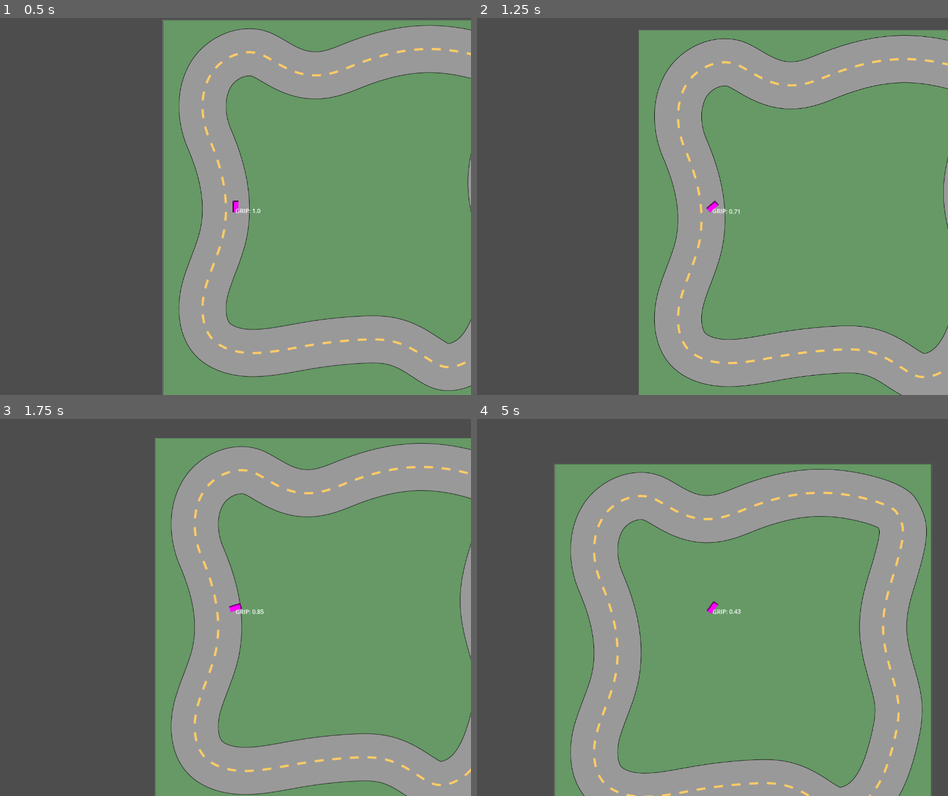
Above: before the commit, frames 1-4 (two rows, left to right).
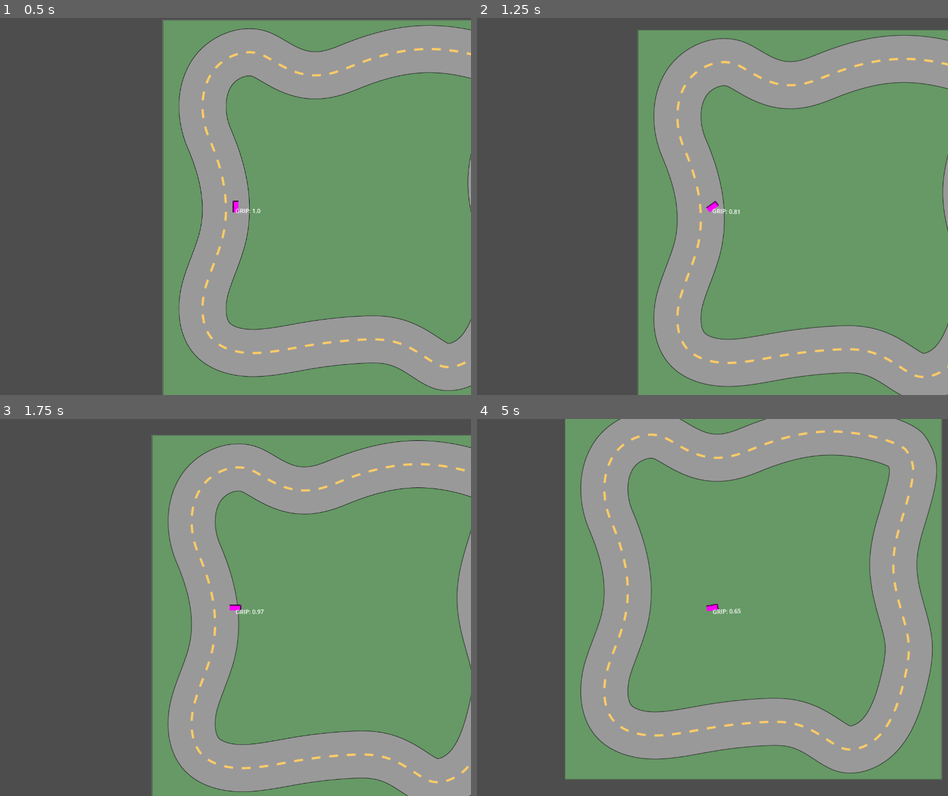
Above: after the commit, the same moments.

Repository: PGComai/Made-at-the-MADE-2025
Game: Godot game, scene res://scenes/racetrack2/racetrack2.tscn
Two runs of this game, one before a commit and one after it. Both use one fixed random seed, a clock stepped at 60 frames per second and the inputs below.
Inputs:
- Up to frame 1 (0.5 s): no input
- Up to frame 2 (1.25 s): hold D (right) from 0.53 s (still down)
- Up to frame 3 (1.75 s): release D (right) at 1.28 s; hold A (left) from 1.28 s (still down)
- Up to frame 4 (5 s): release A (left) at 2.03 s; hold D (right) 2.03-3.53 s; hold A (left) from 3.53 s (still down)

Frame 1 is identical in both runs. In frame 2, 1.6% of the frame differs, in the area x 34-100%, y 3-100%; in frame 3, 6.2%; in frame 4, 43%, in the area x 16-99%, y 0-100%.

Commit message:
fixed track image path

Diff:
--- a/car/car.gd
+++ b/car/car.gd
@@ -48,7 +48,7 @@
 	velocity += thrust_dir * speed * delta * grip
 
 	var ideal_vel: Vector2 = -global_transform.y * velocity.length()
-	velocity = velocity.slerp(ideal_vel, 0.05 * grip)
+	velocity = velocity.slerp(ideal_vel, 0.1 * grip)
 
 	velocity *= drag
 
@@ -76,5 +76,4 @@
 
 
 func _on_checkpoint_recorder_seen_all_checkpoints(body: Node2D) -> void:
-	print("lap!")
-	speed += 50.0
+	print("all checkpoints!")
--- a/scenes/racetrack2/racetrack2.tscn
+++ b/scenes/racetrack2/racetrack2.tscn
@@ -1,8 +1,8 @@
 [gd_scene load_steps=7 format=3 uid="uid://ewlgm45y3f0x"]
 
 [ext_resource type="Script" uid="uid://bilbkxg3fr8ac" path="res://scenes/checkpoint_recorder.gd" id="1_c5lvn"]
-[ext_resource type="Texture2D" uid="uid://dqkmflcw0qvth" path="res://assets/Racetrack2.png" id="1_r7t7g"]
 [ext_resource type="PackedScene" uid="uid://baup2npo25ut2" path="res://scenes/checkpoint/checkpoint.tscn" id="2_c5lvn"]
+[ext_resource type="Texture2D" uid="uid://dqkmflcw0qvth" path="res://Sprites/Racetrack2.png" id="2_q0spc"]
 [ext_resource type="PackedScene" uid="uid://d0o2qlnyynrd1" path="res://car/car.tscn" id="4_q0spc"]
 [ext_resource type="PackedScene" uid="uid://c8cygi4lw5m0h" path="res://car/chase_cam.tscn" id="5_ddnrx"]
 
@@ -16,7 +16,7 @@
 metadata/_custom_type_script = "uid://bilbkxg3fr8ac"
 
 [node name="Sprite2D" type="Sprite2D" parent="."]
-texture = ExtResource("1_r7t7g")
+texture = ExtResource("2_q0spc")
 
 [node name="Checkpoint" parent="." instance=ExtResource("2_c5lvn")]
 position = Vector2(414.00006, -378)
